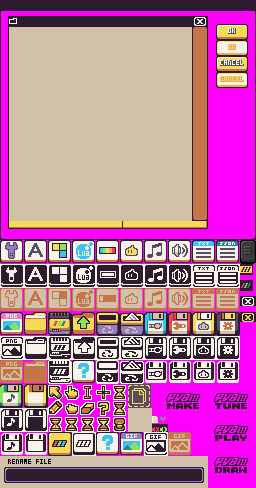
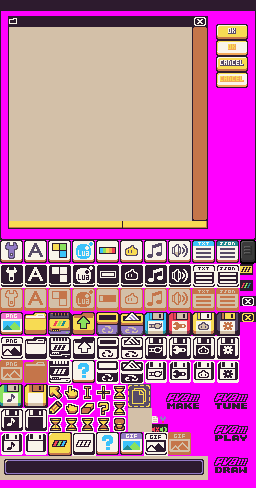
Layered file, before and after one edit (256×488). Changes by layer:
removed layer "RENAME FILE" over [8, 459, 51, 464]
painted on "Layer 141" over [0, 459, 208, 488]
